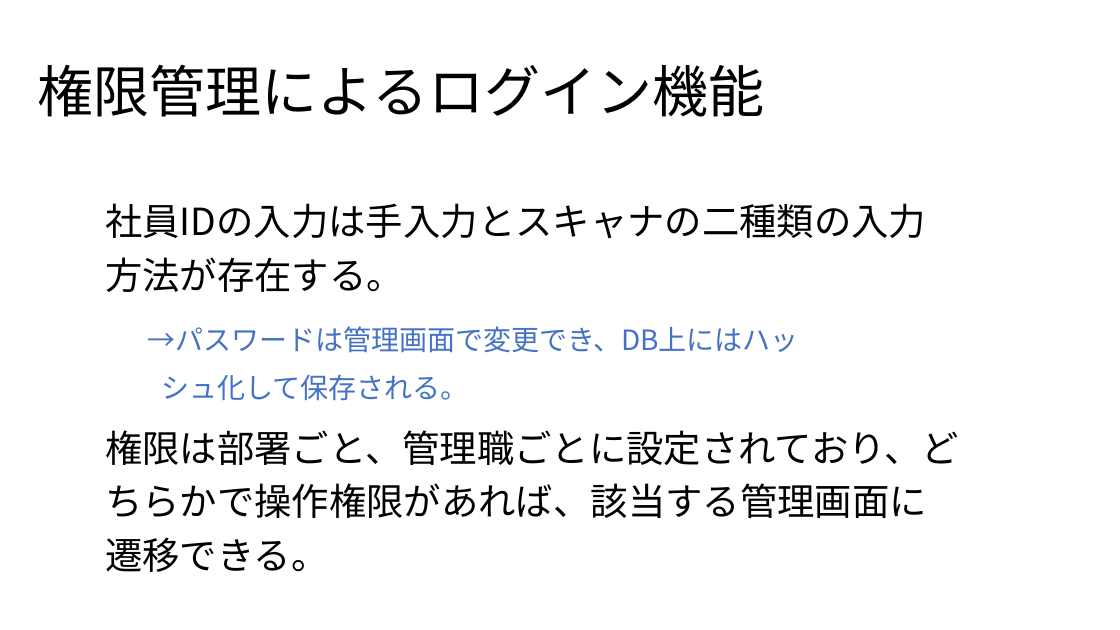
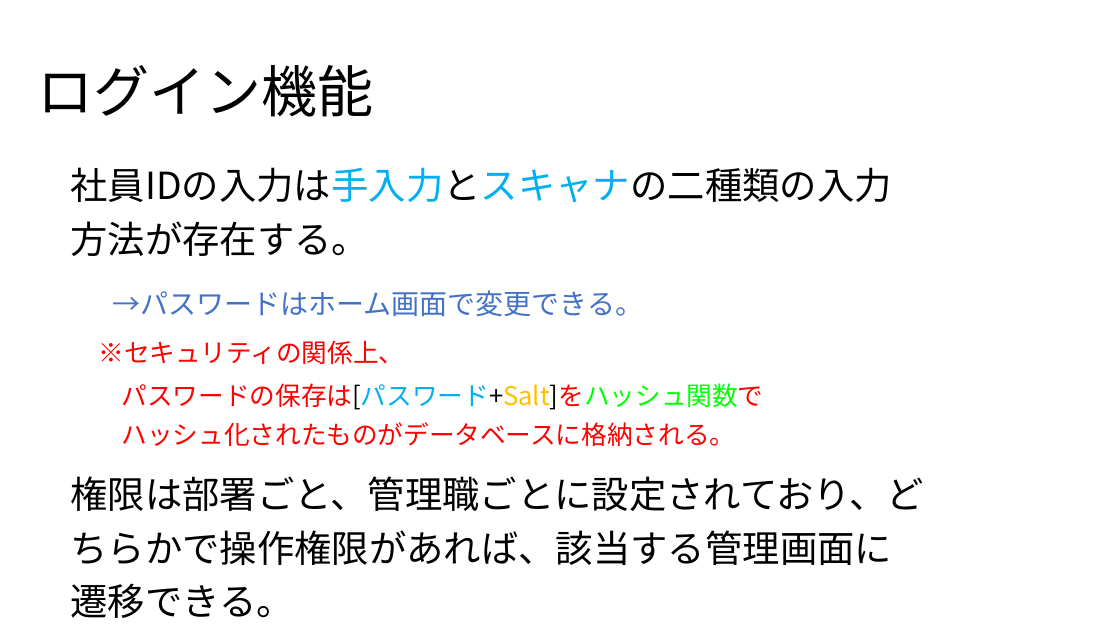
Before and after one commit to natsu-cat/system-development, a slide deck: slide 19 of doc/販売在庫管理システム.pptx (slide 16 before the commit). Drawn at 1120x630 pixels with LibreOffice and Linux fonts; fonts in the diff are those of the drawing. Boxes give left, top, right and bottom in pixels: in the first picture for what was removed or moved away, otherwise in the second. Text is boxed around its words. In the diff, an @@ line names an element or a change of style, - is before the commit and + after.

```diff
--- a/doc/販売在庫管理システム.pptx
+++ b/doc/販売在庫管理システム.pptx
@@ title at [38, 65, 374, 117]: text changed @@
-権限管理によるログイン機能
+ログイン機能
@@ text "社員IDの入力は手入力とスキャナの二種類の入力方法が存在する。": place and size @@
-text "社員IDの入力は手入力とスキャナの二種類の入力方法が存在する。" at [105, 203, 959, 572]
+text "社員IDの入力は手入力とスキャナの二種類の入力方法が存在する。" at [70, 167, 924, 618]
@@ text at [70, 167, 891, 256]: text colour #000000 to #00B0F0 in "社員IDの入力は手入力とスキャナの二種類の入力方法が存在する。" @@
@@ text at [98, 290, 764, 446]: text changed; size 24 to 22 pt; text colour #4472C4 to #FF0000 @@
-→パスワードは管理画面で変更でき、DB上にはハッ
-シュ化して保存される。
+→パスワードはホーム画面で変更できる。
+※セキュリティの関係上、
+パスワードの保存は[パスワード+Salt]をハッシュ関数で
+ハッシュ化されたものがデータベースに格納される。
```
Also in this commit, not shown: 6 other slides changed, 6 slides added, 1 slide removed, 2 other files.
